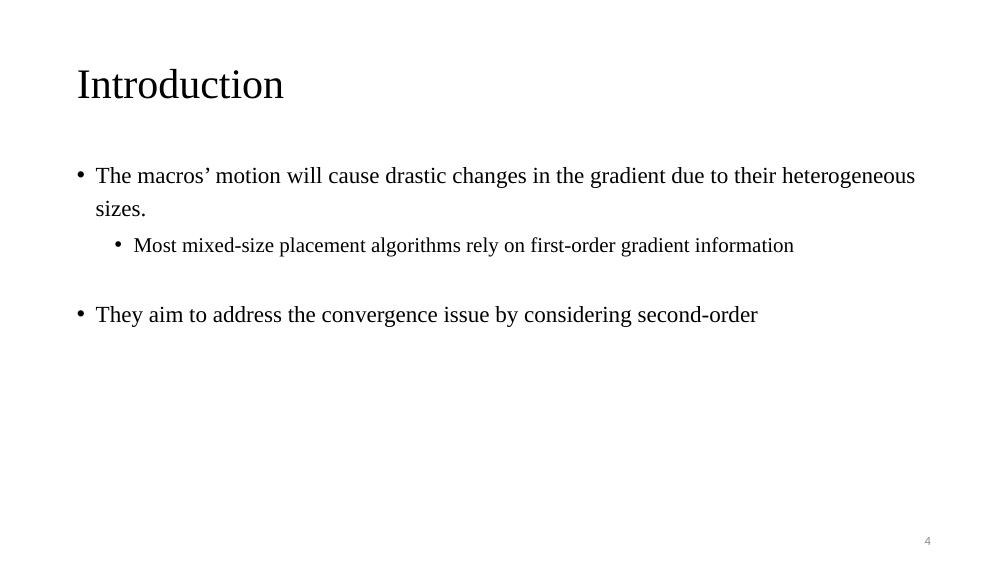
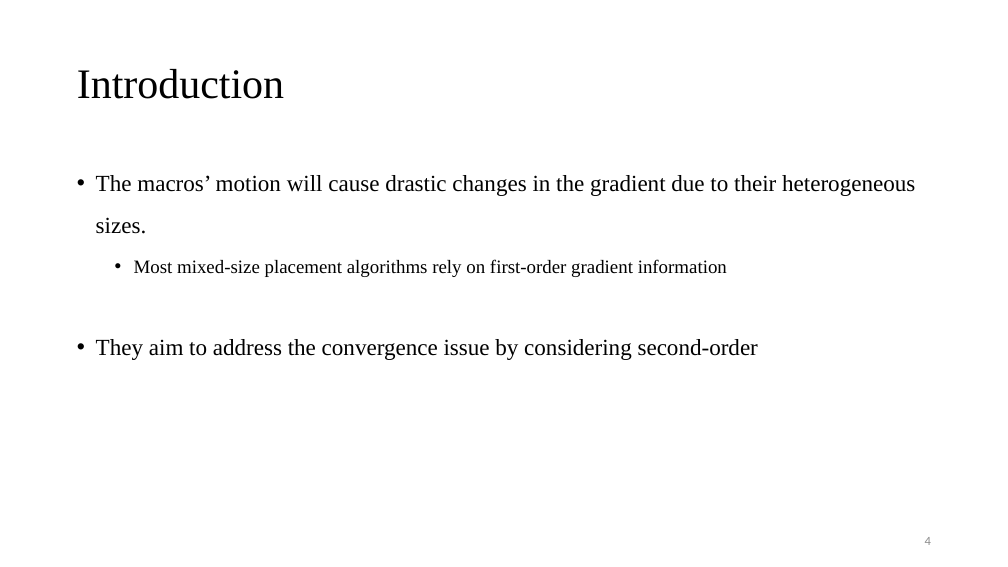
Before and after one commit to Pacific-Feng-Studuies/Studied-Papers, a slide deck: slide 5 of GM/Placement/Stronger Mixed-Size Placement Backbone Considering Second-Order Information/Stronger Mixed-Size Placement Backbone Considering Second-Order Information.pptx. Drawn at 1008x567 pixels with LibreOffice and Linux fonts; fonts in the diff are those of the drawing. Boxes give left, top, right and bottom in pixels: in the first picture for what was removed or moved away, otherwise in the second. Text is boxed around its words. In the diff, an @@ line names an element or a change of style, - is before the commit and + after.

```diff
--- a/GM/Placement/Stronger Mixed-Size Placement Backbone Considering Second-Order Information/Stronger Mixed-Size Placement Backbone Considering Second-Order Information.pptx
+++ b/GM/Placement/Stronger Mixed-Size Placement Backbone Considering Second-Order Information/Stronger Mixed-Size Placement Backbone Considering Second-Order Information.pptx
@@ text "The macros’ motion will cause ..." at <box>96,175,915,360</box>: size 20 to 18 pt in "Most mixed-size placement algorithms rely on first-order ..."; line spacing 1.2 to 1.5 @@
```
Also in this commit, not shown: 6 other slides changed, 7 slides added.
